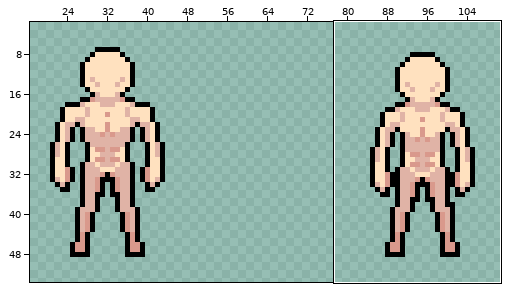
File history of a sprite sheet, public/assets/Characters/Human/Idle/South/sheet.png. Above: a wide view before the commit, with the close-up outlined.
Close-up. Old version:
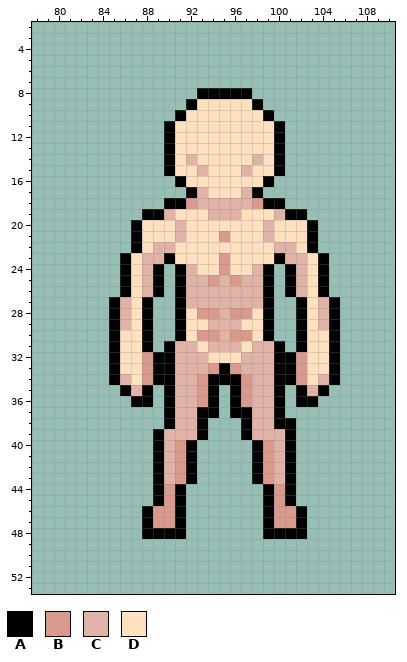
The file is 128x64 pixels. Shown: x 78..110, y 2..53. The wide view leaves out empty margins.
Palette (. is transparent): A #000000  B #d9998c  C #e0b3a6  D #ffe1bf
Pixels before, first column x 85:
 8 ........AAAAA........
 9 .......ADDDDDA.......
10 ......ADDDDDDDA......
11 .....ADDDDDDDDDA.....
12 .....ADDDDDDDDDA.....
13 .....ADDDDDDDDDA.....
14 .....ADCDDDDDCDA.....
15 .....ADDCDDDCDDA.....
16 ......ADDDDDDDA......
17 .......ACDDDCA.......
18 .....AABCCCCCBAA.....
19 ...AACDDDCCCDDDCAA...
20 ..ADDDCDDDDDDDCDDDA..
21 ..ADDDCDDDBDDDCDDDA..
22 ..ADCCDDDDDDDDDCCDA..
23 .ADCCADDDDBDDDDACCDA.
24 .ADCA.ACDDBDDCA.ACDA.
25 .ADCA.ACCBCBCCA.ACDA.
26 .ADCA.ACCCCCCCA.ACDA.
27 ACDA..ACCCCCCCA..ADCA
28 ACDA..ADBBCBBDA..ADCA
29 ACDA..ADDCCCDDA..ADCA
30 ADDA..ADBBCBBDA..ADDA
31 ADDA.ACCDCCCDCCA.ADDA
32 ADDBAACCCDDDCCCAABDDA
33 ADDBAACCCBABCCCAABDDA
34 ACDBAACCBAAABCCAABDCA
35 .ACA.ACCBA.ABCCA.ACA.
36 ..AA.ACCBA.ABCCA.AA..
37 .....ACCAA.AACCA.....
38 .....ACCA...ACCAA....
39 ....ACCCA...ACCCA....
40 ....ACBA.....ABCA....
41 ....ACBA.....ABCA....
42 ....ACBA.....ABCA....
43 ....ACBA.....ABCA....
44 ....ABA.......ABA....
45 ....ABA.......ABA....
46 ...ABBA.......ABBA...
47 ...ABBA.......ABBA...
48 ...AAAA.......AAAA...
New version:
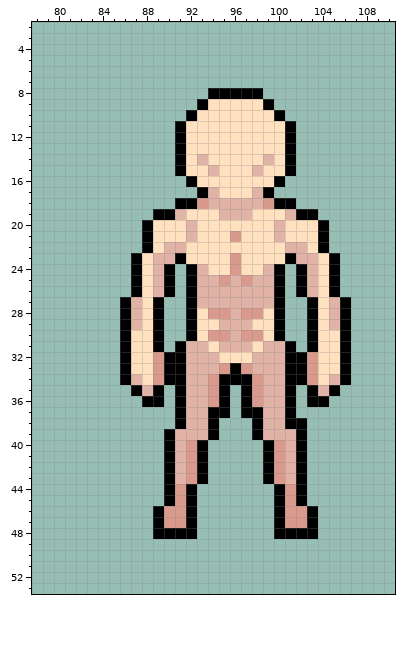
Change:
Changed rows in their new state; - is an unchanged pixel.
first column x 85:
 8 --------.----A--------
 9 -------.A----DA-------
10 ------.A------DA------
11 -----.A--------DA-----
12 -----.A--------DA-----
13 -----.A--------DA-----
14 -----.ADC----DCDA-----
15 -----.A-DC--DC-DA-----
16 ------.A------DA------
17 -------.AC--DCA-------
18 -----.-AB----CB-A-----
19 ---.-AC--D--C--DC-A---
20 --.A--DC------DC--DA--
21 --.A--DC--DB--DC--DA--
22 --.AD-C--------D-CDA--
23 -.AD-CA---DB---DA-CDA-
24 -.ADCA.AC-DB-DCA.ACDA-
25 -.ADCA.A-CBCB-CA.ACDA-
26 -.ADCA.A------CA.ACDA-
27 .ACDA-.A------CA-.ADCA
28 .ACDA-.AD-BC-BDA-.ADCA
29 .ACDA-.A-D--C-DA-.ADCA
30 .A-DA-.AD-BC-BDA-.A-DA
31 .A-DA.A-CD--CD-CA.A-DA
32 .A-DB-A--C--D--C-AB-DA
33 .A-DB-A--CBAB--C-AB-DA
34 .ACDB-A-CB--AB-C-ABDCA
35 -.ACA.A-CBA.AB-CA.ACA-
36 --.-A.A-CBA.AB-CA.-A--
37 -----.A-C-A.-A-CA-----
38 -----.A-CA--.A-C-A----
39 ----.A--CA--.A--CA----
40 ----.ACBA----.ABCA----
41 ----.ACBA----.ABCA----
42 ----.ACBA----.ABCA----
43 ----.ACBA----.ABCA----
44 ----.ABA------.ABA----
45 ----.ABA------.ABA----
46 ---.A-BA------.A-BA---
47 ---.A-BA------.A-BA---
48 ---.---A------.---A---
